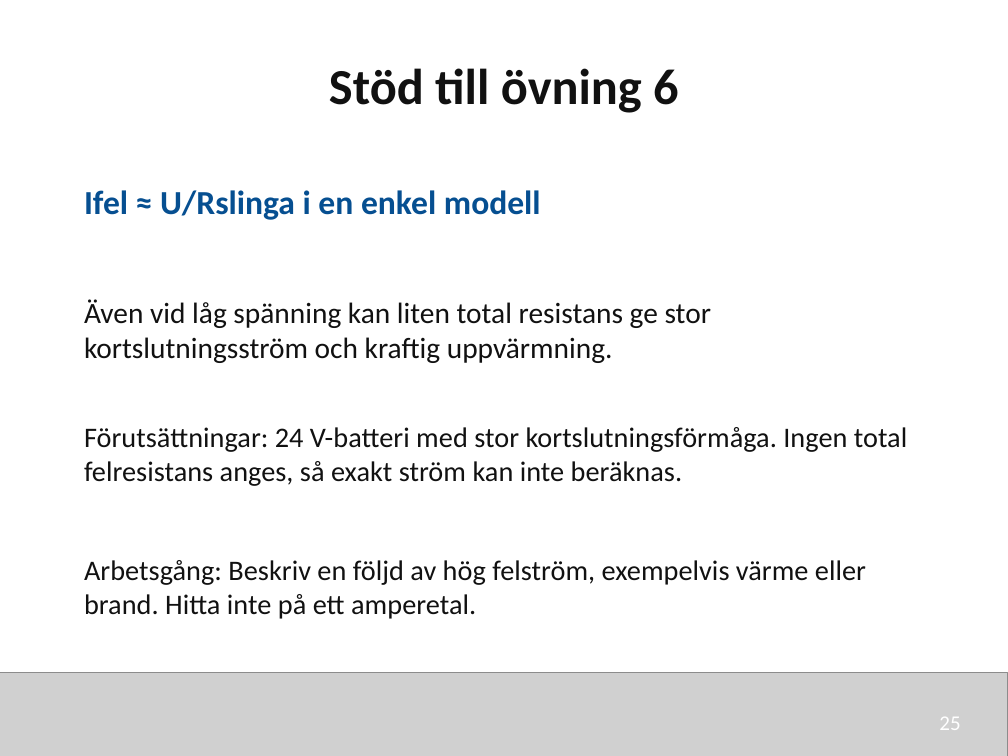
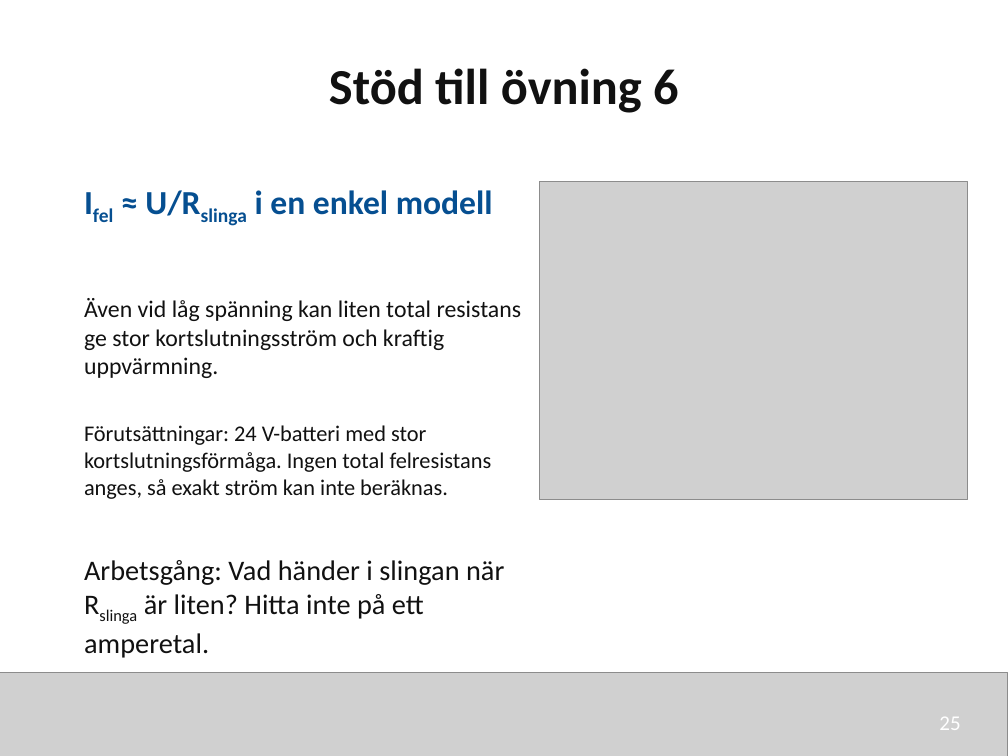
Before and after one commit to nj22az/nj22az.github.io, a slide deck: slide 25 of sjoskolan/vecka-42/aktuell/v42_01_Elektriska_risker_elev.pptx. Drawn at 1008x756 pixels with LibreOffice and Linux fonts; fonts in the diff are those of the drawing; grey boxes stand for pictures. Boxes give left, top, right and bottom in pixels: in the first picture for what was removed or moved away, otherwise in the second. Text is boxed around its words. In the diff, an @@ line names an element or a change of style, - is before the commit and + after.

```diff
--- a/sjoskolan/vecka-42/aktuell/v42_01_Elektriska_risker_elev.pptx
+++ b/sjoskolan/vecka-42/aktuell/v42_01_Elektriska_risker_elev.pptx
@@ text "Ifel ≈ U/Rslinga i en ..." at (145, 190, 493, 216): now subscript in "Ifel U/Rslinga" @@
@@ picture added at (539, 181, 968, 500) @@
@@ text "Även vid låg spänning kan ..." at (84, 298, 522, 378): size 21 to 17 pt @@
@@ text "Förutsättningar: 24 V-batteri med stor ..." at (84, 425, 492, 499): size 20.2 to 16 pt @@
@@ text at (84, 560, 504, 658): text changed @@
-Arbetsgång: Beskriv en följd av hög felström, exempelvis värme eller brand. Hitta inte på ett amperetal.
+Arbetsgång: Vad händer i slingan när Rslinga är liten? Hitta inte på ett amperetal.
```
Also in this commit, not shown: 22 other slides changed, 13 other files.
